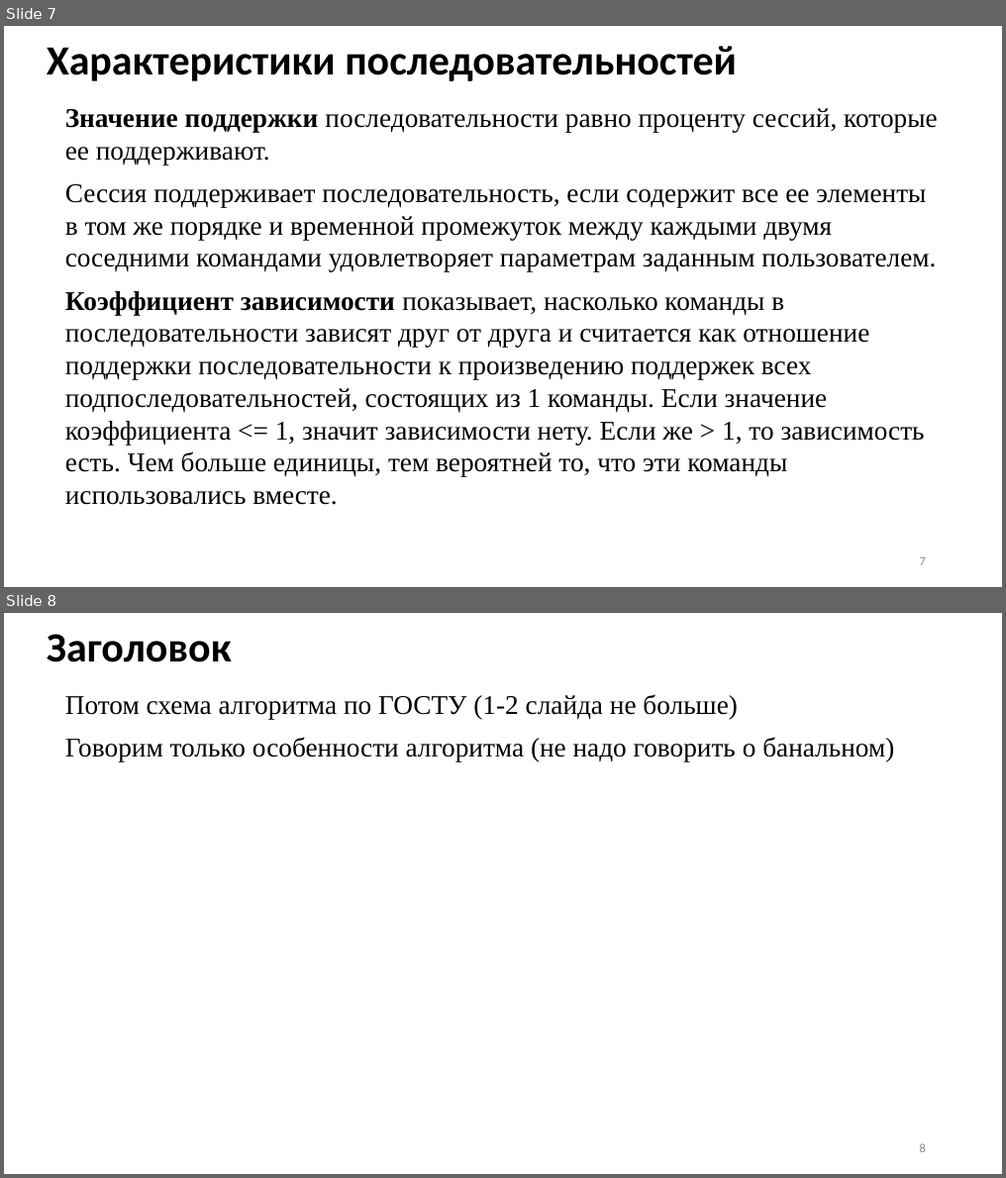
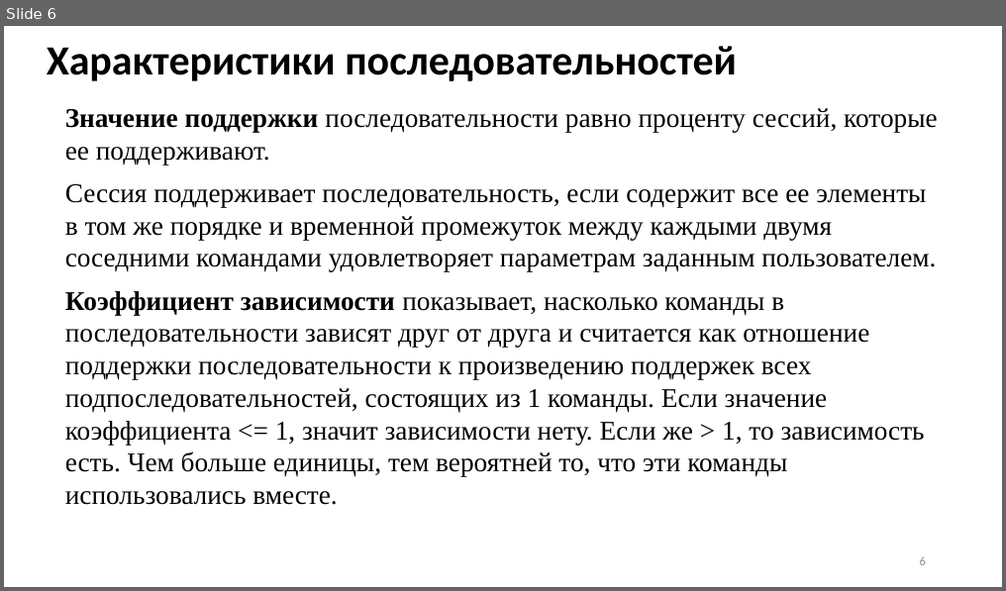
Before and after one commit to Inlucker/8semestr, a slide deck: ВКР/Презентация/ПронинАС_ВКР_презентация.pptx. Shown one above the other, each under a label of ours: slides 7 and 8 before the commit, slide 6 after it. The pictures are 1006x1178 and 1006x591 pixels, drawn with LibreOffice and Linux fonts; fonts in the diff are those of the drawing. Boxes give left, top, right and bottom in pixels: in the first picture for what was removed or moved away, otherwise in the second. Text is boxed around its words. In the diff, an @@ line names an element or a change of style, - is before the commit and + after.

```diff
--- a/ВКР/Презентация/ПронинАС_ВКР_презентация.pptx
+++ b/ВКР/Презентация/ПронинАС_ВКР_презентация.pptx
@@ slide 8 removed at (4,613,1002,1174), background #FFFFFF @@
@@ title removed at (47,634,232,663) @@
-Заголовок
@@ text removed at (65,694,894,761) @@
-Потом схема алгоритма по ГОСТУ (1-2 слайда не больше)
-Говорим только особенности алгоритма (не надо говорить о банальном)
@@ page number removed at (920,1144,926,1153) @@
-8
@@ what was slide 7 is now slide 6 @@
@@ page number at (920,557,926,566): text changed @@
-7
+6
```
Also in this commit, not shown: 2 slides changed, 1 other slide removed, 1 other file.
